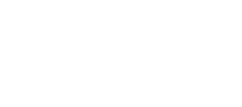
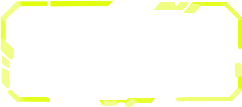
Layered file, before and after one edit (242 x 107). Changes by layer:
added layer "YellowNormal" above "Base" over 0, 0, 242, 107
